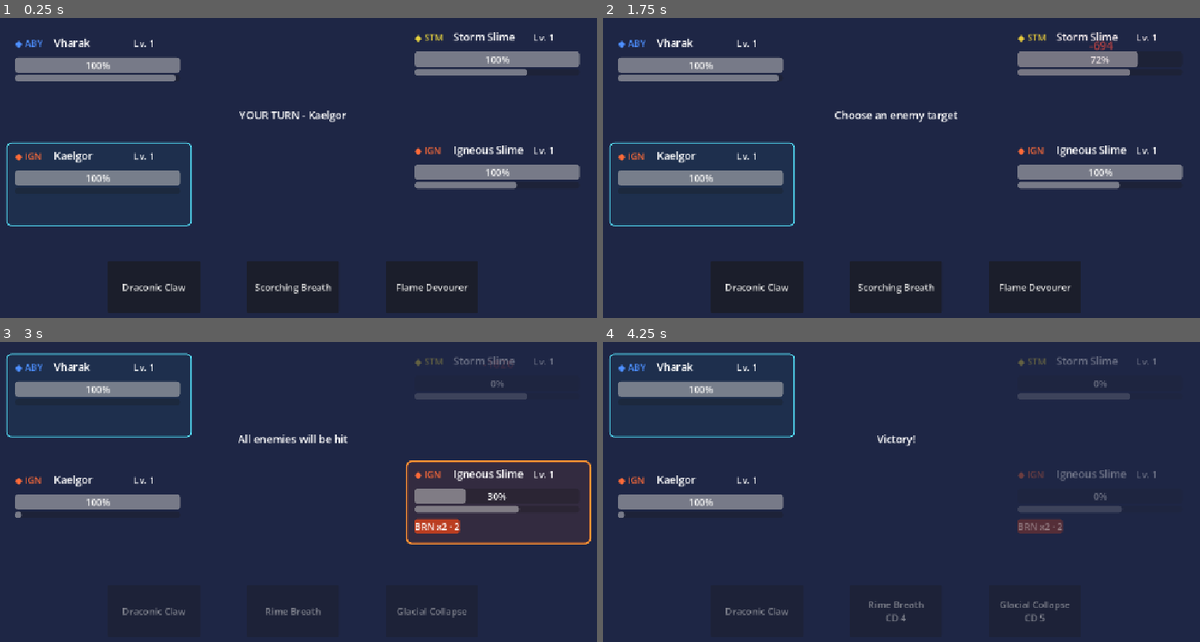
Above: before the commit, frames 1-4 (two rows, left to right).
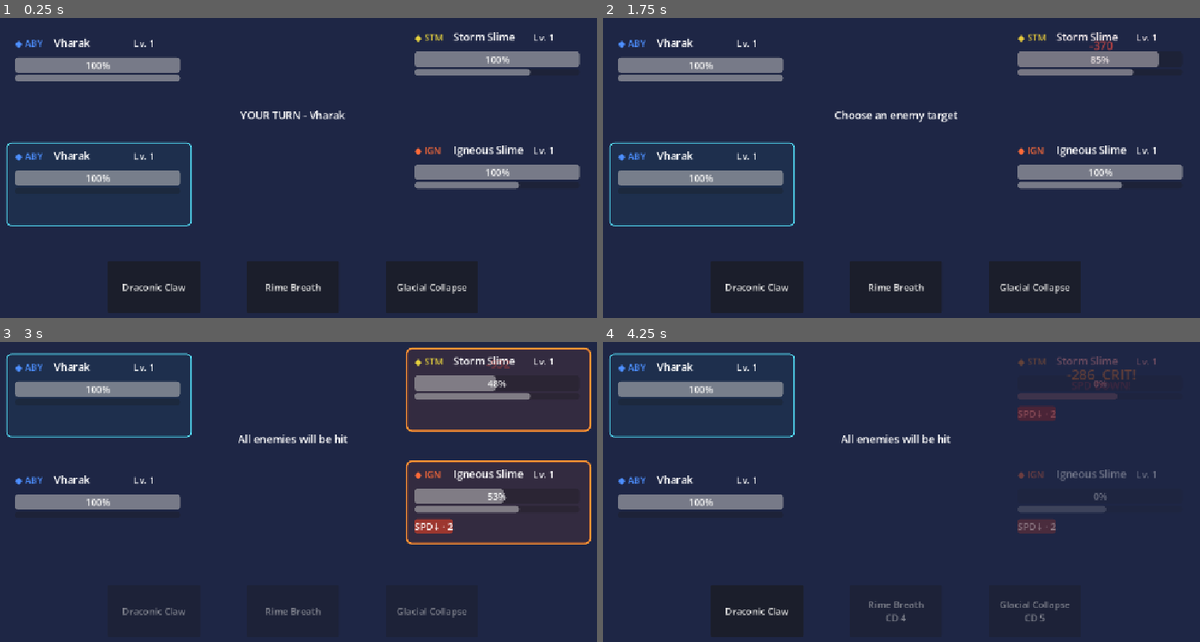
Above: after the commit, the same moments.

Repository: Akharyuu/monster-rpg
Game: Godot game, scene res://scenes/battle/battle_screen.tscn
The game is run twice, just before and just after one commit, with the same random seed, the same clock (stepped at 60 frames per second) and the same inputs.
Inputs:
- Up to frame 1 (0.25 s): no input
- Up to frame 2 (1.75 s): click "Draconic Claw" at 0.5 s; click "TARGET" at 1.25 s
- Up to frame 3 (3 s): click "Scorching Breath" (after the commit: "Rime Breath") at 2 s; click "Rime Breath" at 2.75 s
- Up to frame 4 (4.25 s): click "Glacial Collapse" at 3.5 s

The runs differ from the first frame. In frame 1, 1.0% of the frame differs, in the area x 2-89%, y 16-92%; in frame 2, 0.9%; in frame 3, 3.3%, in the area x 2-100%, y 1-64%; in frame 4, 1.5%.

Commit message:
Use two Abyssal Drakes for Vharak testing

Diff:
--- a/godot/scenes/battle/battle_screen.gd
+++ b/godot/scenes/battle/battle_screen.gd
@@ -34,7 +34,7 @@
 func _ready() -> void:
     allies = [
         PrototypeFactoryScript.create_level_one_monster(
-            "drake_igneous"
+            "drake_abyssal"
         ),
         PrototypeFactoryScript.create_level_one_monster(
             "drake_abyssal"
